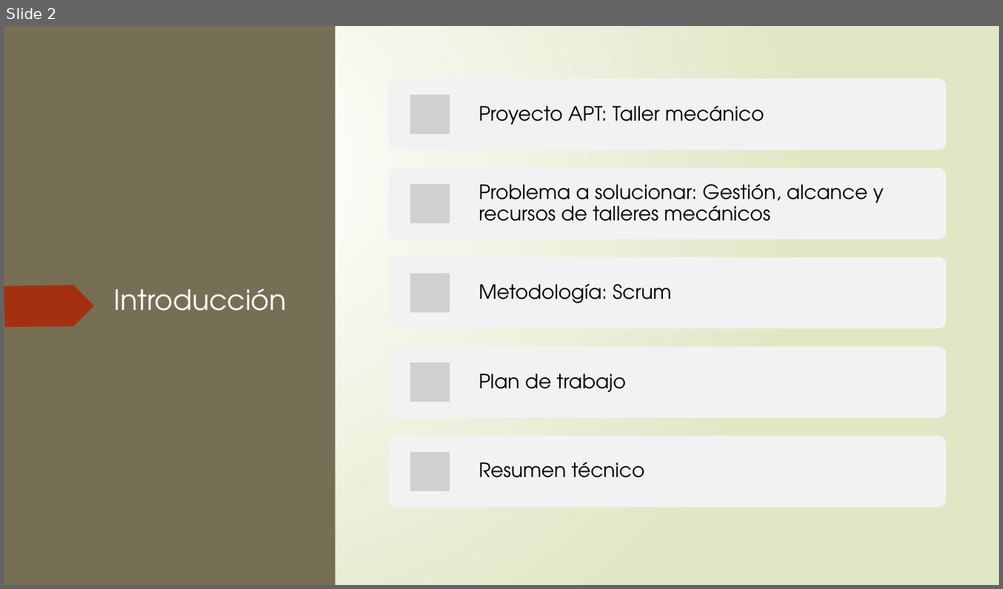
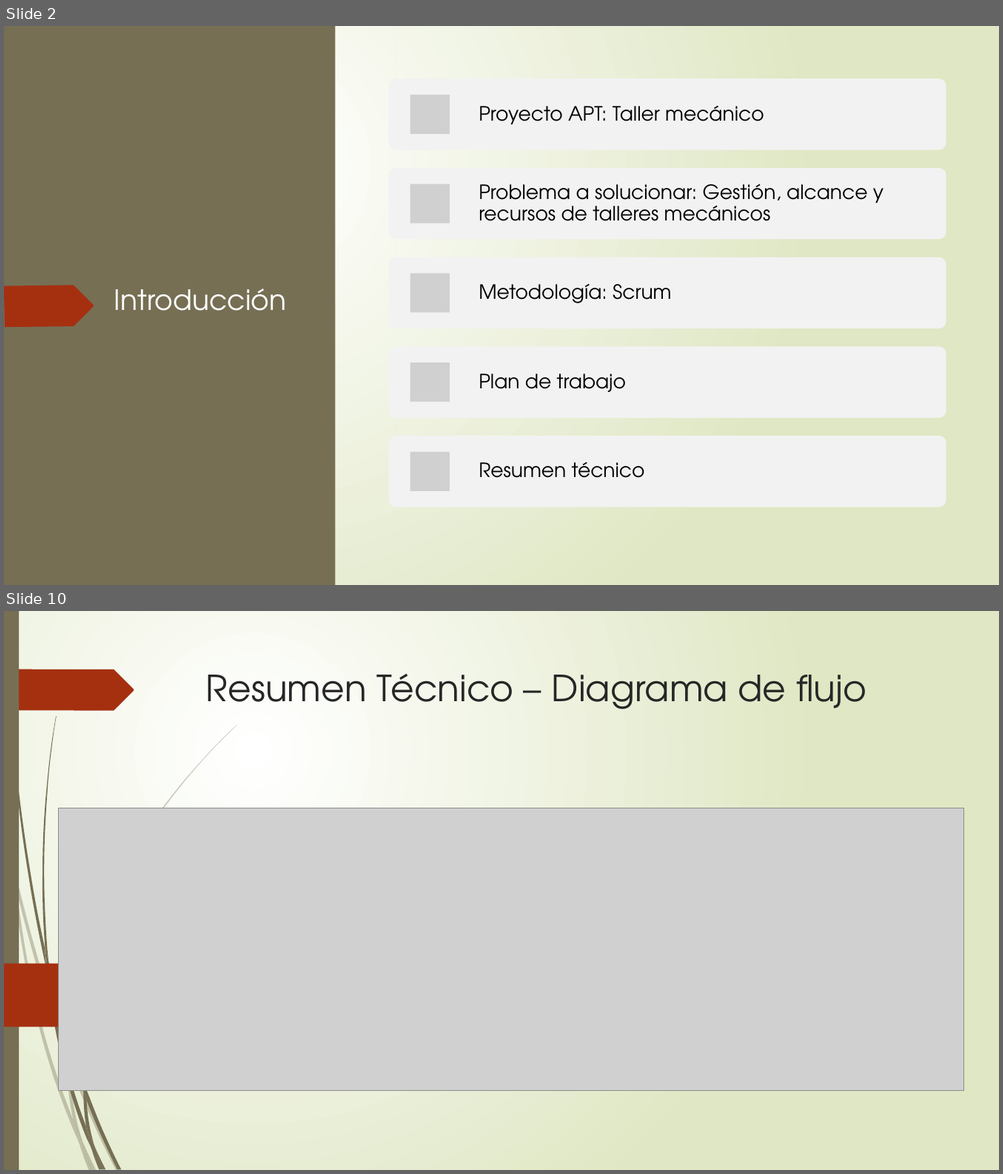
Before and after one commit to Sythrex/Capstone_grupo_4, a slide deck: Fase 1/Evidencias Grupales/PresentacionProyecto.pptx. Shown one above the other, each under a label of ours: slide 2 before the commit, slides 2 and 10 after it; the slides between them are not shown. The pictures are 1003x589 and 1003x1174 pixels, drawn with LibreOffice and Linux fonts; fonts in the diff are those of the drawing; grey boxes stand for pictures. Boxes give left, top, right and bottom in pixels: in the first picture for what was removed or moved away, otherwise in the second. Text is boxed around its words. In the diff, an @@ line names an element or a change of style, - is before the commit and + after.

```diff
--- a/Fase 1/Evidencias Grupales/PresentacionProyecto.pptx
+++ b/Fase 1/Evidencias Grupales/PresentacionProyecto.pptx
@@ slide 10 added at <box>4,611,999,1170</box>, background gradient #FFFFFF to #DFE8C4; not listed: 6 template elements that a slide beside it also shows @@
@@ rectangle added at <box>4,611,19,1170</box>, fill #766F54 @@
@@ text added at <box>206,674,866,709</box>, 34.9 pt, text #262626 @@
+Resumen Técnico – Diagrama de flujo
@@ group added at <box>12,725,237,1144</box>: 4 freeform shapes @@
@@ picture added at <box>59,808,964,1091</box> @@
@@ freeform shape added at <box>4,964,147,1028</box>, fill #A53010 @@
@@ group added at <box>4,725,237,1170</box>: 9 freeform shapes @@
@@ group added at <box>6,611,121,1170</box>: 11 freeform shapes @@
```
Also in this commit, not shown: 6 slides changed, 1 other slide added, 2 slides removed, 4 other files.
